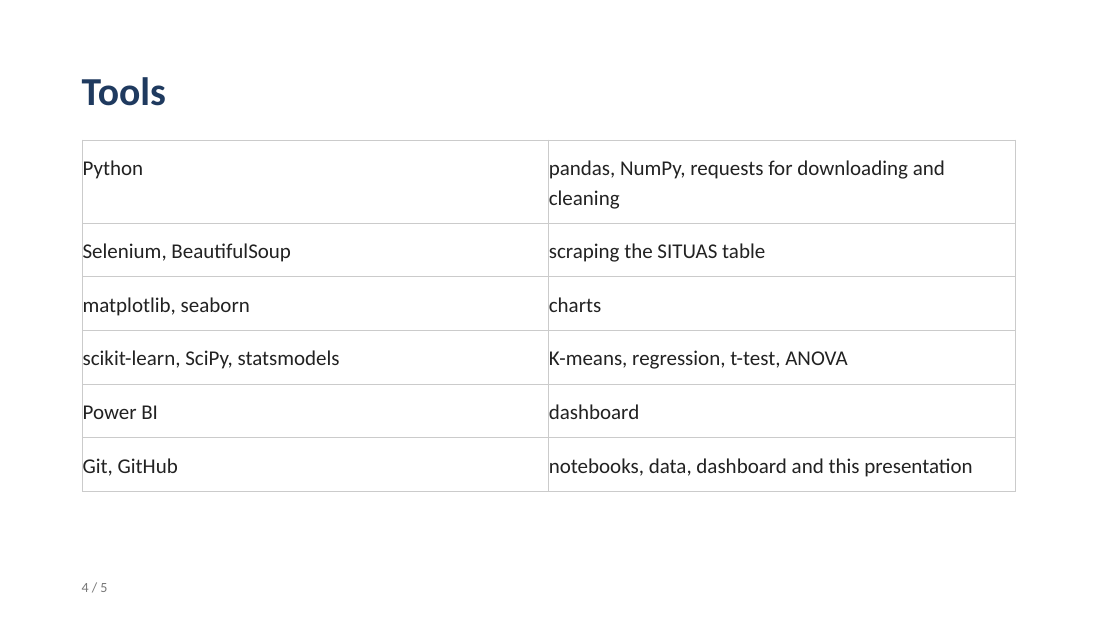
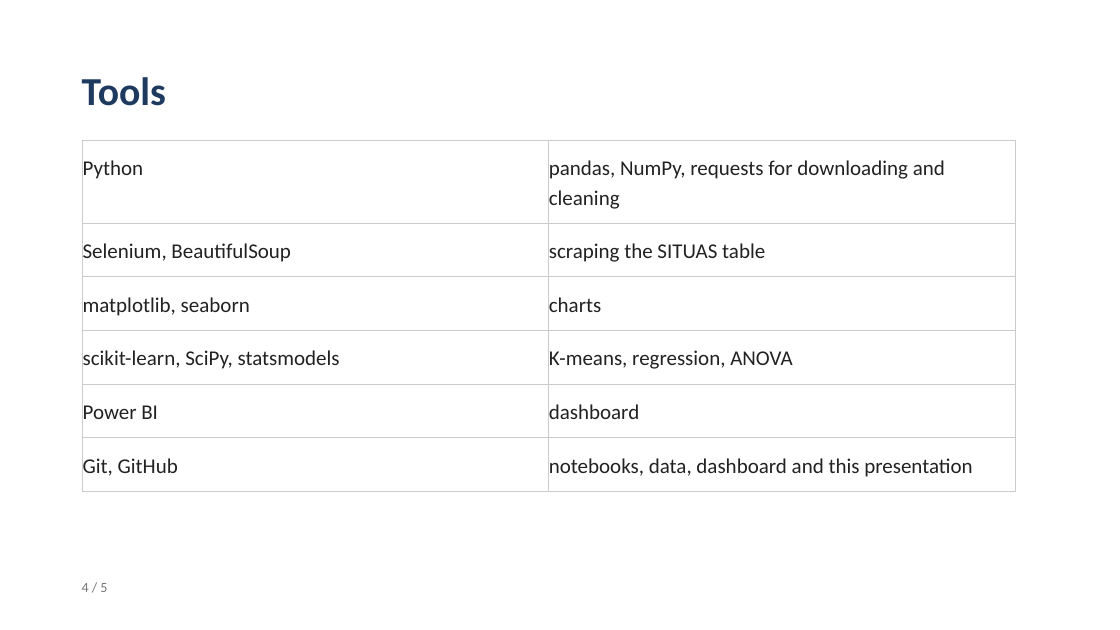
Before and after one commit to martinafurian/istat-accidents-analysis, a slide deck: slide 4 of ISTAT Road Accidents – Capstone.pptx. Drawn at 1120x630 pixels with LibreOffice and Linux fonts; fonts in the diff are those of the drawing. Boxes give left, top, right and bottom in pixels: in the first picture for what was removed or moved away, otherwise in the second. Text is boxed around its words. In the diff, an @@ line names an element or a change of style, - is before the commit and + after.

```diff
--- a/ISTAT Road Accidents – Capstone.pptx
+++ b/ISTAT Road Accidents – Capstone.pptx
@@ table at (82, 140, 1015, 492) @@
-row 4, column 2: K-means, regression, t-test, ANOVA
+row 4, column 2: K-means, regression, ANOVA
```
Also in this commit, not shown: 2 other slides changed.
